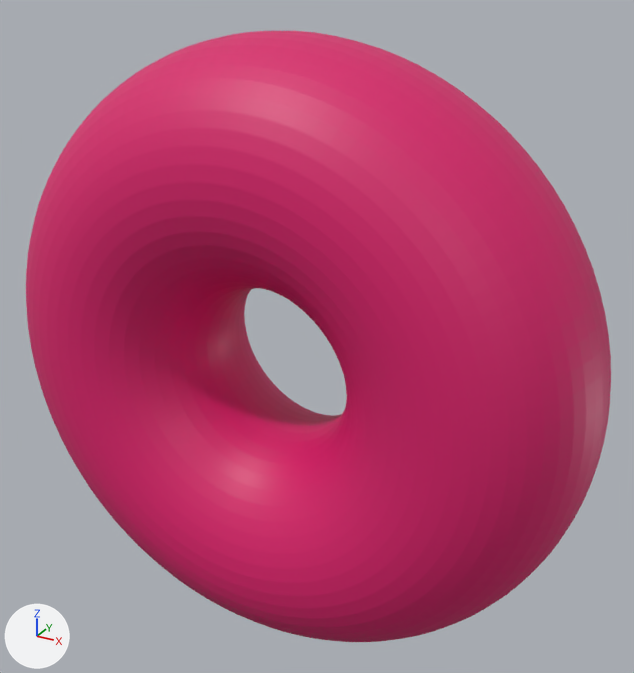
The glTF model assets/torus_grid_sweep/torus_R3_r9.glb: old version first, new version second.
Camera for both pictures: a 50 mm camera at (17.7, -29.7, 16.1) aimed at (0.8, 0.9, 0.8). Lighting does not change. The marker at lower left points along +X, +Y and +Z. The picture after the commit comes second. Where no turn or scale is listed for an object, it has been applied to the vertices.

In view in the first picture: 'geometry_0'.
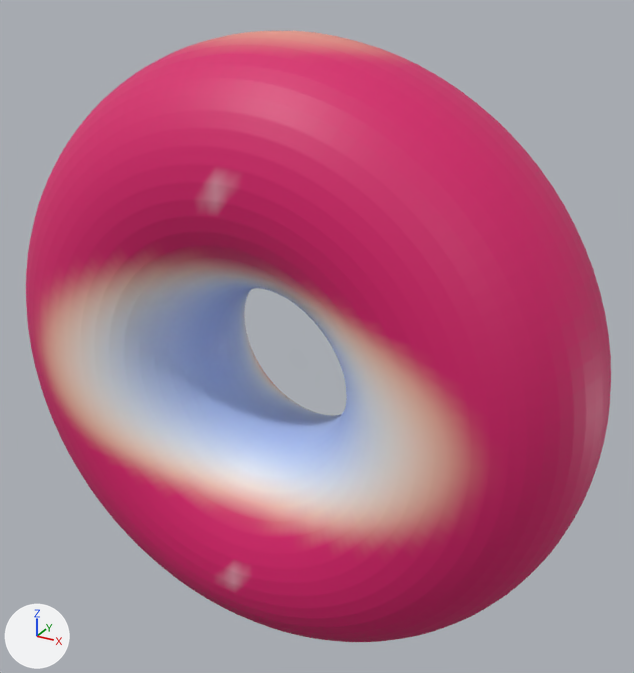
Location of each change, [x1, y1, x2, y2] in pixels of the pictures (634 x 673 px):
part 1 of me_geometry_0, recoloured (lighter)
    both: [124, 284, 365, 481]
part 2 of me_geometry_0, recoloured
    both: [32, 31, 492, 594]
part 3 of me_geometry_0, recoloured (pink to white)
    both: [57, 263, 435, 527]

Diff of the bpy script that builds the scene:
```diff
--- a/assets/torus_grid_sweep/torus_R3_r9.glb.py
+++ b/assets/torus_grid_sweep/torus_R3_r9.glb.py
@@ me_geometry_0 @@
 me_geometry_0.from_pydata(...)  # 5000 vertices, 10000 faces; spans x -13.3..13.3, y -5.0..5.0, z -13.3..13.3
 # used by ob_geometry_0; location = (0.0, 0.0, 0.0)
+# me_geometry_0 part 1: 1682 faces centred in x -5.3..5.3, y -4.0..2.2, z -3.9..3.9 are repainted in the vertex colours; the middle colour goes from pink #da1c6c to blue #b4cafb
+# me_geometry_0 part 2: 1452 faces centred in x -10.8..10.8, y -5.0..5.0, z -13.3..13.3 are repainted in the vertex colours; the middle colour goes from pink #da1c6c to pink #e47d81
+# me_geometry_0 part 3: 1328 faces centred in x -8.4..8.4, y -5.0..3.7, z -4.9..4.9 are repainted in the vertex colours; the middle colour goes from pink #da1c6c to white #ede7ed
 me_geometry_0.materials.append(mat_defaultmaterial)
```
